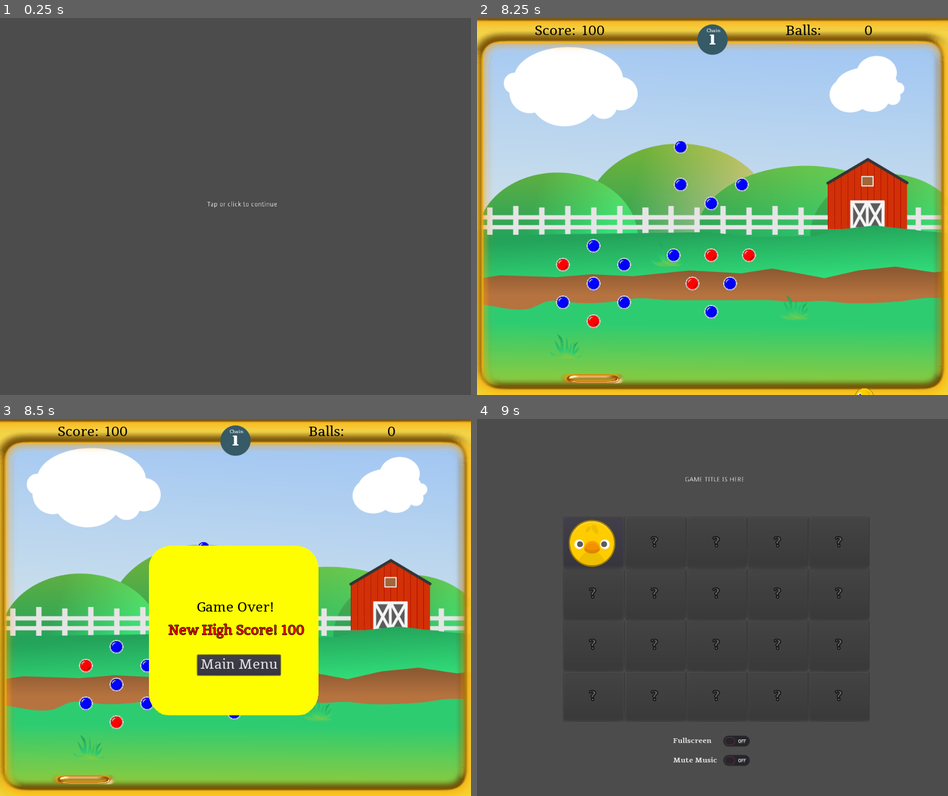
Above: before the commit, frames 1-4 (two rows, left to right).
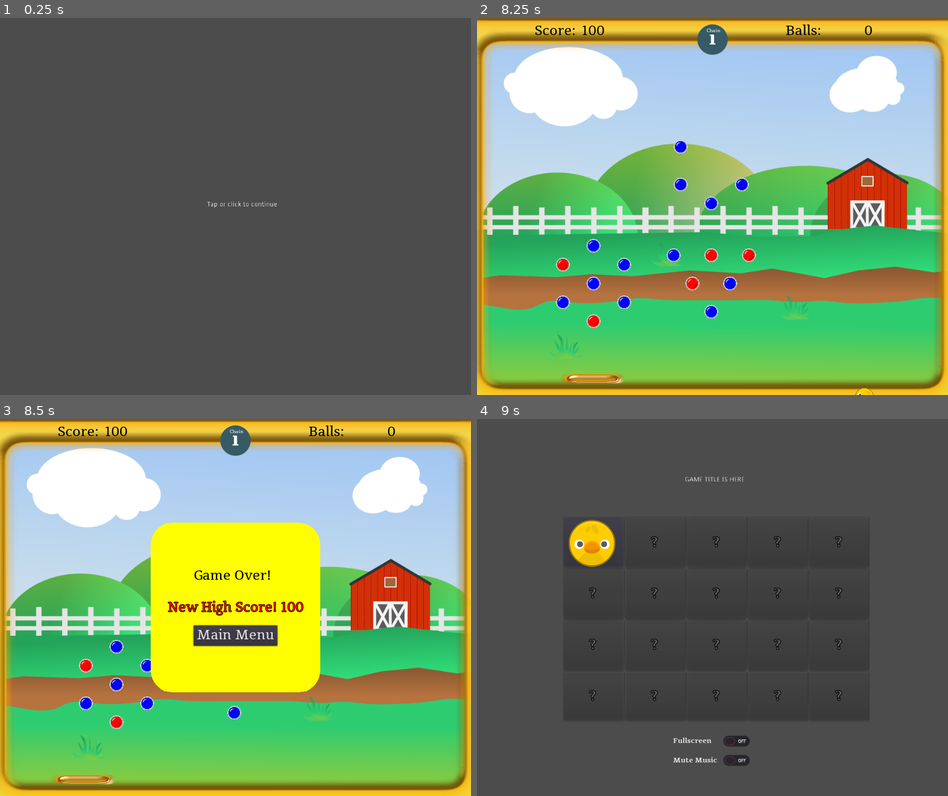
Above: after the commit, the same moments.

Repository: doctor-g/GGJ21
Game: Godot game, scene res://src/SplashScreen.tscn
The game is run twice, just before and just after one commit, with the same random seed, the same clock (stepped at 60 frames per second) and the same inputs. Sound files missing from this copy of the repository are replaced by a short silence.
Inputs (mouse positions are in pixels of both pictures, inside the frame that each line leads up to):
- Up to frame 1 (0.25 s): no input
- Up to frame 2 (8.25 s): tap Enter at 0.5 s; move the mouse to (688, 281) at 0.52 s; click (688, 281) at 0.67 s; click (594, 142) at 1.25 s; move the mouse to (853, 263) at 2.02 s; click (853, 263) at 2.17 s; move the mouse to (571, 149) at 2.77 s; click (571, 149) at 2.92 s; move the mouse to (736, 206) at 3.52 s; click (736, 206) at 3.67 s; move the mouse to (641, 112) at 4.27 s; click (641, 112) at 4.42 s; move the mouse to (816, 187) at 5.02 s; click (816, 187) at 5.17 s; move the mouse to (618, 225) at 5.77 s; click (618, 225) at 5.92 s; move the mouse to (759, 123) at 6.52 s; click (759, 123) at 6.67 s; move the mouse to (688, 281) at 7.27 s; click (688, 281) at 7.42 s; move the mouse to (853, 263) at 8.02 s; click (853, 263) at 8.17 s
- Up to frame 3 (8.5 s): no input
- Up to frame 4 (9 s): click "Main Menu" at 8.75 s

Frames 1-2 are identical in both runs. In frame 3, 7.7% of the frame differs, in the area x 31-68%, y 27-79%; in frame 4, nothing differs.

Commit message:
Make game over prettier

Diff:
--- a/project/src/GameOver.gd
+++ b/project/src/GameOver.gd
@@ -1,30 +1,36 @@
 extends Control
 
+onready var _high_score := $Background/VBoxContainer/HighScore
+onready var _score := $Background/VBoxContainer/YourScore
+onready var _new_high := $Background/NewHigh
+onready var _continue := $Background/VBoxContainer/ContinueButton
+
 func _ready():
-	$Background/HighScore.text = ""
-	$Background/YourScore.text = ""
-	$Background/NewHigh.text = ""
+	_high_score.text = ""
+	_score.text = ""
+	_new_high.text = ""
 
 
 func show():
 	visible = true
 
 	if GameState.highscore == GameState.get_score():
-		$Background/NewHigh.text = "New High Score! "+str(GameState.highscore)
+		_new_high.text = "New High Score! "+str(GameState.highscore)
 	else:
-		$Background/HighScore.text = "High Score: "+str(GameState.highscore)
-		$Background/YourScore.text = "Your Score: "+str(GameState.get_score())
+		_high_score.text = "High Score: "+str(GameState.highscore)
+		_score.text = "Your Score: "+str(GameState.get_score())
 
 	if GameState.new_unlock:
-		$Background/PopupButton.text = "Unlock Animal!"
+		_continue.text = "Unlock Animal!"
 
 
 func _on_PlayAgainButton_pressed():
 	if GameState.new_unlock:
 		$Background.visible = false
 		GameState.unlock_level += 1
-		$NewAnimal.texture = AnimalSettings.ANIMALS[GameState.unlock_level].image
-		$NewAnimal.visible = true
+		$Unlocked/NewAnimal.texture = AnimalSettings.ANIMALS[GameState.unlock_level].image
+		$Unlocked.visible = true
+		$Unlocked/AnimationPlayer.play("Wave")
 	else:
 		get_tree().change_scene("res://src/MainMenuScreen.tscn")
 
--- a/project/src/GameOver.tscn
+++ b/project/src/GameOver.tscn
@@ -1,15 +1,56 @@
-[gd_scene load_steps=7 format=2]
+[gd_scene load_steps=10 format=2]
 
 [ext_resource path="res://src/GameOver.gd" type="Script" id=1]
 [ext_resource path="res://assets/fonts/Tienne.tres" type="DynamicFont" id=2]
 [ext_resource path="res://assets/fonts/Tienne-Regular.ttf" type="DynamicFontData" id=3]
 [ext_resource path="res://assets/New Piskel (1).png" type="Texture" id=4]
 [ext_resource path="res://assets/animals/chick.png" type="Texture" id=5]
+[ext_resource path="res://assets/fonts/Tienne-Bold.ttf" type="DynamicFontData" id=6]
 
 [sub_resource type="DynamicFont" id=1]
 size = 28
 outline_size = 1
 font_data = ExtResource( 3 )
+
+[sub_resource type="Animation" id=2]
+resource_name = "Wave"
+length = 2.0
+loop = true
+tracks/0/type = "bezier"
+tracks/0/path = NodePath("NewAnimal:position:x")
+tracks/0/interp = 1
+tracks/0/loop_wrap = true
+tracks/0/imported = false
+tracks/0/enabled = true
+tracks/0/keys = {
+"points": PoolRealArray( 500, -0.25, 0, 0.25, 0, 330.729, -0.25, 0, 0.25, 0, 500, -0.25, 0, 0.25, 0, 670, -0.25, 0, 0.25, 0, 500, -0.25, 0, 0.25, 0 ),
+"times": PoolRealArray( 0, 0.5, 1, 1.5, 2 )
+}
+tracks/1/type = "bezier"
+tracks/1/path = NodePath("NewAnimal:position:y")
+tracks/1/interp = 1
+tracks/1/loop_wrap = true
+tracks/1/imported = false
+tracks/1/enabled = true
+tracks/1/keys = {
+"points": PoolRealArray( 230, -0.25, 0, 0.25, 0, 307.508, -0.25, 0, 0.25, 0, 230, -0.25, 0, 0.25, 0, 300, -0.25, 0, 0.25, 0, 230, -0.25, 0, 0.25, 0 ),
+"times": PoolRealArray( 0, 0.5, 1, 1.5, 2 )
+}
+tracks/2/type = "bezier"
+tracks/2/path = NodePath("NewAnimal:rotation_degrees")
+tracks/2/interp = 1
+tracks/2/loop_wrap = true
+tracks/2/imported = false
+tracks/2/enabled = true
+tracks/2/keys = {
+"points": PoolRealArray( 0, -0.25, 0, 0.25, 0, -33.727, -0.15, 4.90353, 0.24, 17.3451, 0, -0.18, -41.2651, 0.24, 35.4581, 40, -0.25, 0, 0.54, -56.3819, 0, -0.37, 23.0165, 0.25, 0 ),
+"times": PoolRealArray( 0, 0.5, 1, 1.5, 2 )
+}
+
+[sub_resource type="DynamicFont" id=3]
+size = 26
+outline_size = 1
+font_data = ExtResource( 6 )
 
 [node name="GameOver" type="Control"]
 anchor_right = 1.0
@@ -20,22 +61,54 @@
 "_edit_use_anchors_": false
 }
 
-[node name="Background" type="Sprite" parent="."]
-position = Vector2( 495.829, 449.212 )
+[node name="Background" type="Control" parent="."]
+anchor_right = 1.0
+anchor_bottom = 1.0
+__meta__ = {
+"_edit_use_anchors_": false
+}
+
+[node name="Background" type="Sprite" parent="Background"]
+position = Vector2( 500, 400 )
 texture = ExtResource( 4 )
 __meta__ = {
 "_edit_lock_": true
 }
 
-[node name="Label" type="Label" parent="Background"]
+[node name="NewHigh" type="Label" parent="Background"]
 anchor_left = 0.5
 anchor_top = 0.5
 anchor_right = 0.5
 anchor_bottom = 0.5
-margin_left = -258.329
-margin_top = -248.212
-margin_right = -93.329
-margin_bottom = -210.212
+margin_left = -175.0
+margin_top = -19.0
+margin_right = 175.0
+margin_bottom = 19.0
+custom_fonts/font = SubResource( 1 )
+custom_colors/font_color = Color( 1, 0, 0, 1 )
+custom_colors/font_outline_modulate = Color( 0, 0, 0, 1 )
+text = "[NewHigh]"
+align = 1
+__meta__ = {
+"_edit_use_anchors_": false
+}
+
+[node name="VBoxContainer" type="VBoxContainer" parent="Background"]
+anchor_left = 0.5
+anchor_top = 0.5
+anchor_right = 0.5
+anchor_bottom = 0.5
+margin_left = -89.0
+margin_top = -85.0
+margin_right = 89.0
+margin_bottom = 85.0
+__meta__ = {
+"_edit_use_anchors_": false
+}
+
+[node name="Label" type="Label" parent="Background/VBoxContainer"]
+margin_right = 178.0
+margin_bottom = 38.0
 custom_fonts/font = ExtResource( 2 )
 custom_colors/font_color = Color( 0, 0, 0, 1 )
 text = "Game Over!"
@@ -44,15 +117,10 @@
 "_edit_use_anchors_": false
 }
 
-[node name="HighScore" type="Label" parent="Background"]
-anchor_left = 0.5
-anchor_top = 0.5
-anchor_right = 0.5
-anchor_bottom = 0.5
-margin_left = -350.829
-margin_top = -179.212
-margin_right = -0.82901
-margin_bottom = -141.212
+[node name="HighScore" type="Label" parent="Background/VBoxContainer"]
+margin_top = 42.0
+margin_right = 178.0
+margin_bottom = 80.0
 custom_fonts/font = ExtResource( 2 )
 custom_colors/font_color = Color( 0, 0, 0, 1 )
 text = "[HighScore]"
@@ -62,34 +130,10 @@
 "_edit_use_anchors_": false
 }
 
-[node name="NewHigh" type="Label" parent="Background"]
-anchor_left = 0.5
-anchor_top = 0.5
-anchor_right = 0.5
-anchor_bottom = 0.5
-margin_left = -348.845
-margin_top = -199.055
-margin_right = 1.155
-margin_bottom = -161.055
-custom_fonts/font = SubResource( 1 )
-custom_colors/font_color = Color( 1, 0, 0, 1 )
-custom_colors/font_outline_modulate = Color( 0, 0, 0, 1 )
-text = "[NewHigh]"
-align = 1
-__meta__ = {
-"_edit_lock_": true,
-"_edit_use_anchors_": false
-}
-
-[node name="YourScore" type="Label" parent="Background"]
-anchor_left = 0.5
-anchor_top = 0.5
-anchor_right = 0.5
-anchor_bottom = 0.5
-margin_left = -351.226
-margin_top = -216.119
-margin_right = -1.22601
-margin_bottom = -178.119
+[node name="YourScore" type="Label" parent="Background/VBoxContainer"]
+margin_top = 84.0
+margin_right = 178.0
+margin_bottom = 122.0
 custom_fonts/font = ExtResource( 2 )
 custom_colors/font_color = Color( 0, 0, 0, 1 )
 text = "[Score]"
@@ -99,15 +143,10 @@
 "_edit_use_anchors_": false
 }
 
-[node name="PopupButton" type="Button" parent="Background"]
-anchor_left = 0.5
-anchor_top = 0.5
-anchor_right = 0.5
-anchor_bottom = 0.5
-margin_left = -257.329
-margin_top = -129.212
-margin_right = -94.329
-margin_bottom = -85.212
+[node name="ContinueButton" type="Button" parent="Background/VBoxContainer"]
+margin_top = 126.0
+margin_right = 178.0
+margin_bottom = 170.0
 custom_fonts/font = ExtResource( 2 )
 text = "Main Menu"
 __meta__ = {
@@ -115,25 +154,40 @@
 "_edit_use_anchors_": false
 }
 
-[node name="NewAnimal" type="Sprite" parent="."]
+[node name="Unlocked" type="Node2D" parent="."]
 visible = false
-position = Vector2( 501.846, 438.818 )
+
+[node name="NewAnimal" type="Sprite" parent="Unlocked"]
+position = Vector2( 650.855, 292.117 )
+rotation = 0.462766
 texture = ExtResource( 5 )
 
-[node name="PopupButton2" type="Button" parent="NewAnimal"]
+[node name="PopupButton2" type="Button" parent="Unlocked"]
 anchor_left = 0.5
 anchor_top = 0.5
 anchor_right = 0.5
 anchor_bottom = 0.5
-margin_left = -151.846
-margin_top = -6.8176
-margin_right = 11.1544
-margin_bottom = 37.1824
+margin_left = 420.4
+margin_top = 441.189
+margin_right = 583.4
+margin_bottom = 485.189
 custom_fonts/font = ExtResource( 2 )
 text = "Play Again"
 __meta__ = {
-"_edit_lock_": true,
 "_edit_use_anchors_": false
 }
-[connection signal="pressed" from="Background/PopupButton" to="." method="_on_PlayAgainButton_pressed"]
-[connection signal="pressed" from="NewAnimal/PopupButton2" to="." method="_on_PostUnlockButton_pressed"]
+
+[node name="AnimationPlayer" type="AnimationPlayer" parent="Unlocked"]
+anims/Wave = SubResource( 2 )
+
+[node name="Label" type="Label" parent="Unlocked"]
+margin_left = 409.796
+margin_top = 100.113
+margin_right = 604.796
+margin_bottom = 136.113
+custom_fonts/font = SubResource( 3 )
+custom_colors/font_color = Color( 1, 0.819608, 0, 1 )
+custom_colors/font_outline_modulate = Color( 0, 0, 0, 1 )
+text = "YOU FOUND..."
+[connection signal="pressed" from="Background/VBoxContainer/ContinueButton" to="." method="_on_PlayAgainButton_pressed"]
+[connection signal="pressed" from="Unlocked/PopupButton2" to="." method="_on_PostUnlockButton_pressed"]
